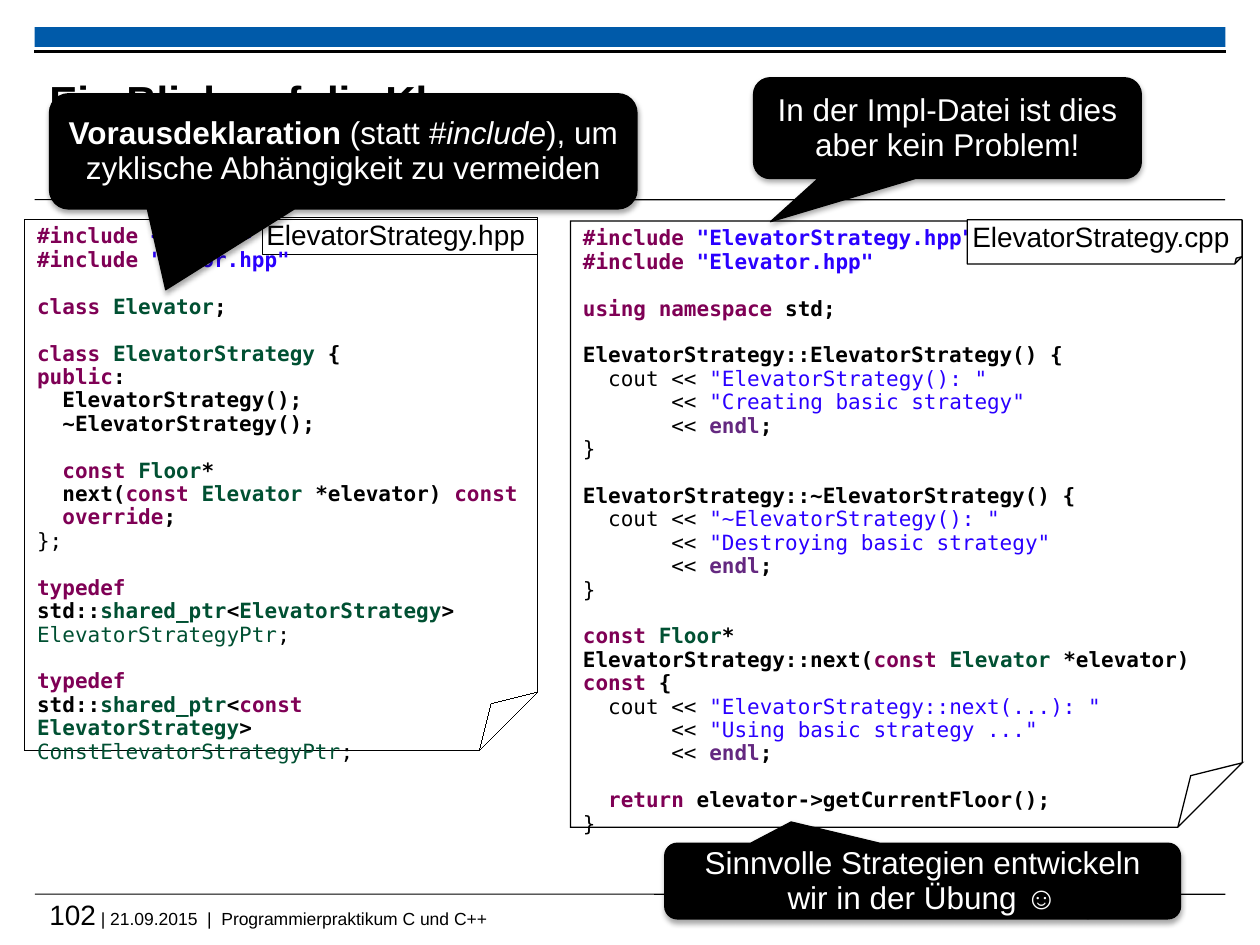
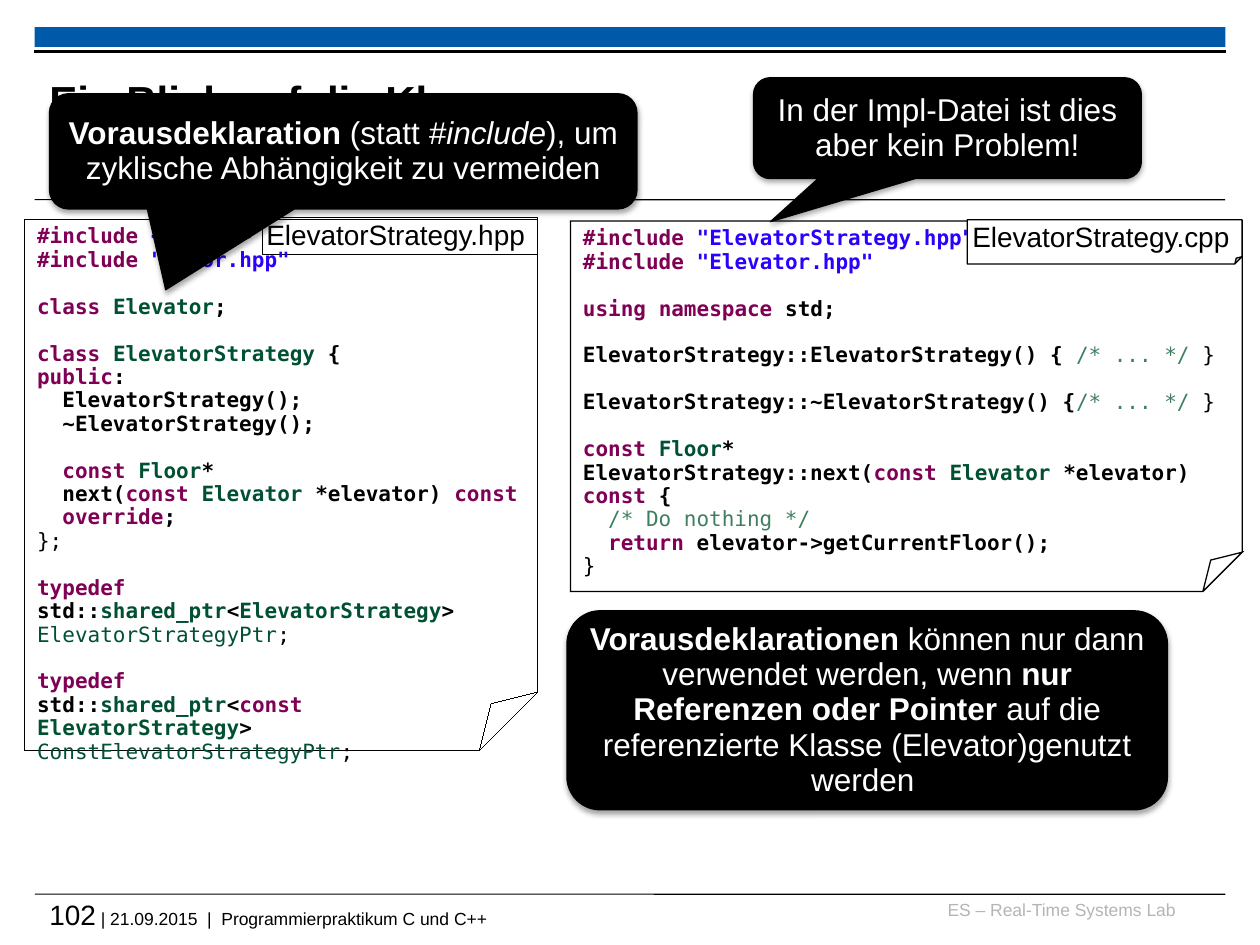
Before and after one commit to h82k/tud-cppp, a slide deck: slide 102 of cppp_lecture.pptx. Drawn at 1260x945 pixels with LibreOffice and Linux fonts; fonts in the diff are those of the drawing; background and template pictures are left out. Boxes give left, top, right and bottom in pixels: in the first picture for what was removed or moved away, otherwise in the second. Text is boxed around its words. In the diff, an @@ line names an element or a change of style, - is before the commit and + after.

```diff
--- a/cppp_lecture.pptx
+++ b/cppp_lecture.pptx
@@ folded corner "#include "ElevatorStrategy.hpp"": place and size @@
-folded corner "#include "ElevatorStrategy.hpp"" at box(571, 220, 1242, 827)
+folded corner "#include "ElevatorStrategy.hpp"" at box(571, 220, 1242, 591)
@@ text in folded corner at box(583, 346, 1050, 414): text changed; bold on @@
-ElevatorStrategy::ElevatorStrategy() {
-cout << "ElevatorStrategy(): "
-<< "Creating basic strategy"
-<< endl;
-}
-ElevatorStrategy::~ElevatorStrategy() {
-cout << "~ElevatorStrategy(): "
-<< "Destroying basic strategy"
-<< endl;
-}
+ElevatorStrategy::ElevatorStrategy() { /* ... */ }
+ElevatorStrategy::~ElevatorStrategy() {/* ... */ }
@@ text in folded corner at box(646, 510, 772, 531): text changed; text colour #2A00FF to #3F7F5F @@
-cout << "ElevatorStrategy::next(...): "
-<< "Using basic strategy ..."
-<< endl;
+/* Do nothing */
@@ rounded rectangle added at box(567, 611, 1168, 810), fill #000000, outline #000000 0.75 pt, 18 pt, text #FFFFFF @@
+Vorausdeklarationen können nur dann verwendet werden, wenn nur Referenzen oder Pointer auf die referenzierte Klasse (Elevator)genutzt werden
@@ rounded speech box removed at box(665, 843, 1181, 919) @@
-Sinnvolle Strategien entwickeln wir in der Übung ☺
```
Also in this commit, not shown: 5 other slides changed, 1 slide added, 2 slides removed, 1 other file.
